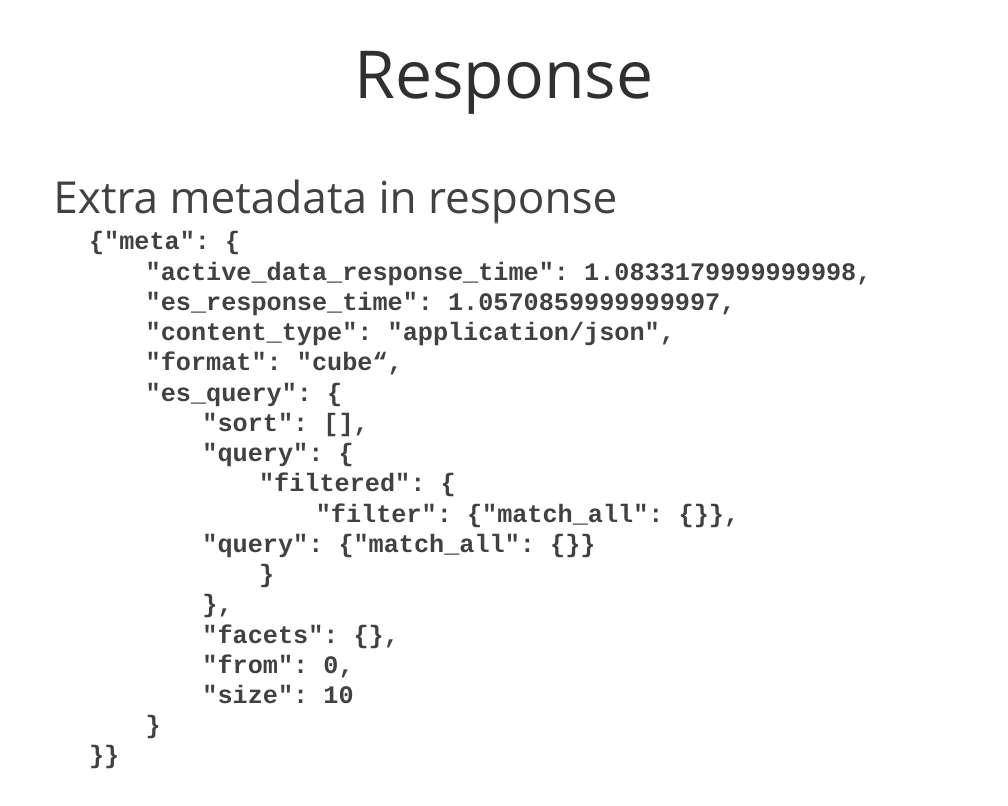
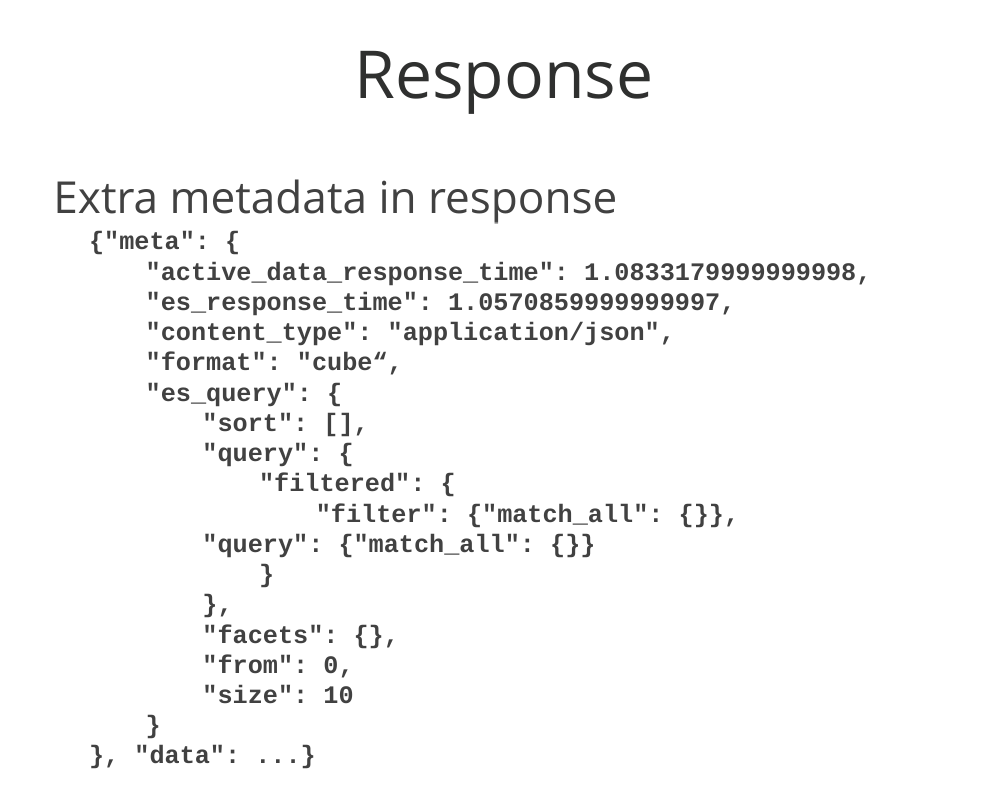
Before and after one commit to mozilla/ActiveData, a slide deck: slide 10 of docs/ActiveData Summary 150323.ppt (slide 8 before the commit). Drawn at 1008x806 pixels with LibreOffice and Linux fonts; fonts in the diff are those of the drawing; background and template pictures are left out. Boxes give left, top, right and bottom in pixels: in the first picture for what was removed or moved away, otherwise in the second. Text is boxed around its words. In the diff, an @@ line names an element or a change of style, - is before the commit and + after.

```diff
--- a/docs/ActiveData Summary 150323.ppt
+++ b/docs/ActiveData Summary 150323.ppt
@@ text at [134, 745, 240, 764]: text changed @@
-}}
+}, "data": ...}
```
Also in this commit, not shown: 5 other slides changed, 2 slides added, 2 slides removed, 2 other files.
